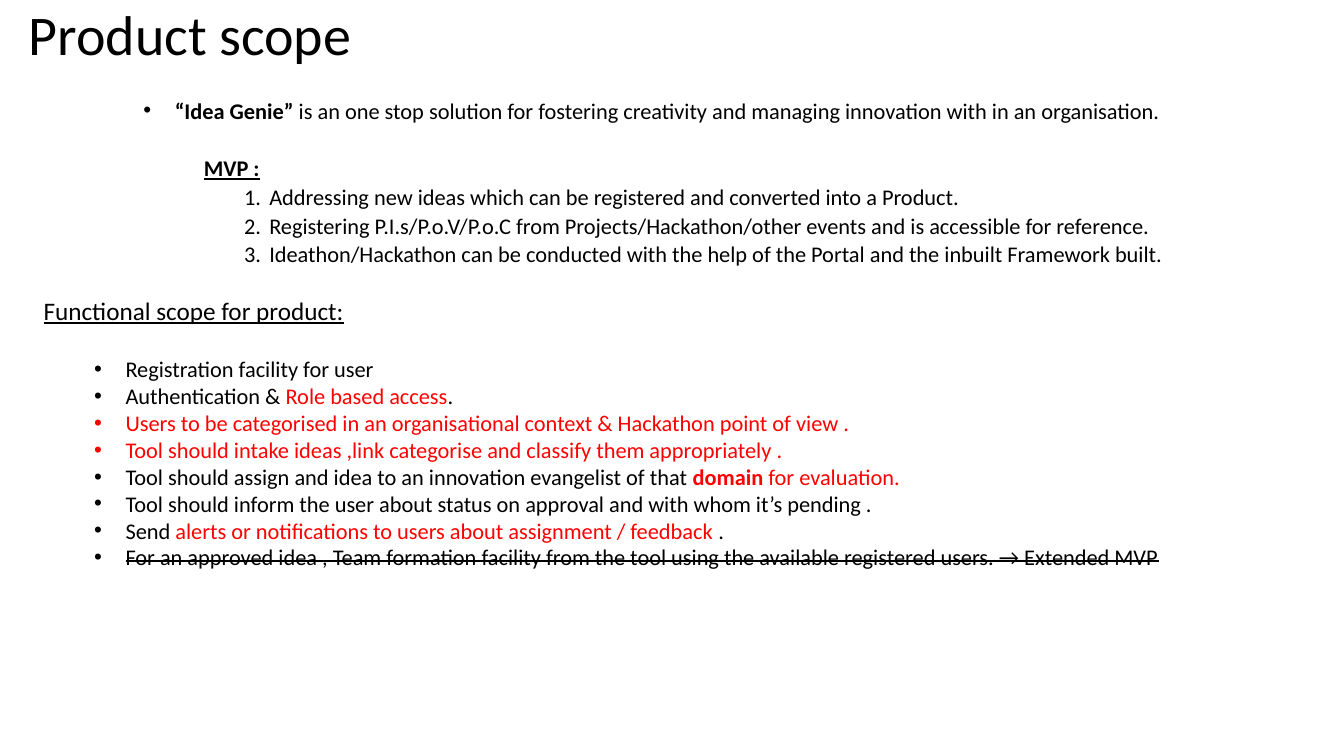
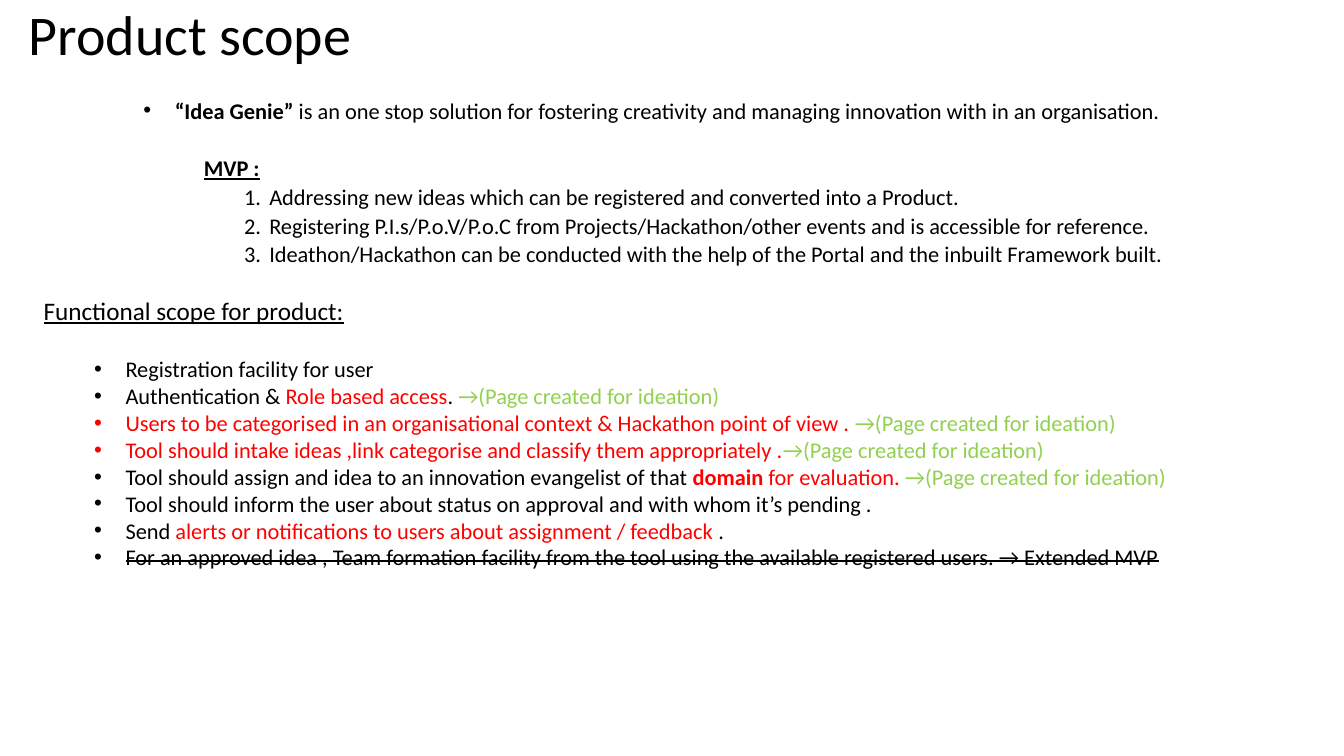
Before and after one commit to Sreenadh1543/ogo-data-holder, a slide deck: slide 1 of 2.use-cases/Use-cases.pptx. Drawn at 1344x756 pixels with LibreOffice and Linux fonts; fonts in the diff are those of the drawing. Boxes give left, top, right and bottom in pixels: in the first picture for what was removed or moved away, otherwise in the second. Text is boxed around its words. In the diff, an @@ line names an element or a change of style, - is before the commit and + after.

Commit message:
Topics for ideation are highlighted in red

```diff
--- a/2.use-cases/Use-cases.pptx
+++ b/2.use-cases/Use-cases.pptx
@@ text at (126, 388, 1166, 489): text changed @@
-  • Authentication & Role based access.
-  • Users to be categorised in an organisational context & Hackathon point of view .
-  • Tool should intake ideas ,link categorise and classify them appropriately .
-  • Tool should assign and idea to an innovation evangelist of that domain for evaluation.
+  • Authentication & Role based access. →(Page created for ideation)
+  • Users to be categorised in an organisational context & Hackathon point of view . →(Page created for ideation)
+  • Tool should intake ideas ,link categorise and classify them appropriately .→(Page created for ideation)
+  • Tool should assign and idea to an innovation evangelist of that domain for evaluation. →(Page created for ideation)
```
Also in this commit, not shown: 3 other files.
